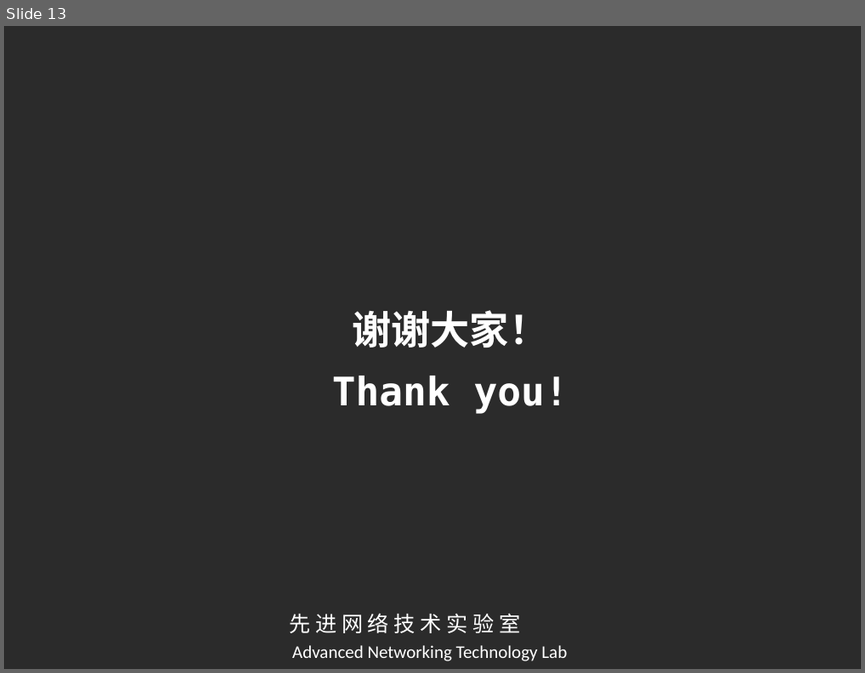
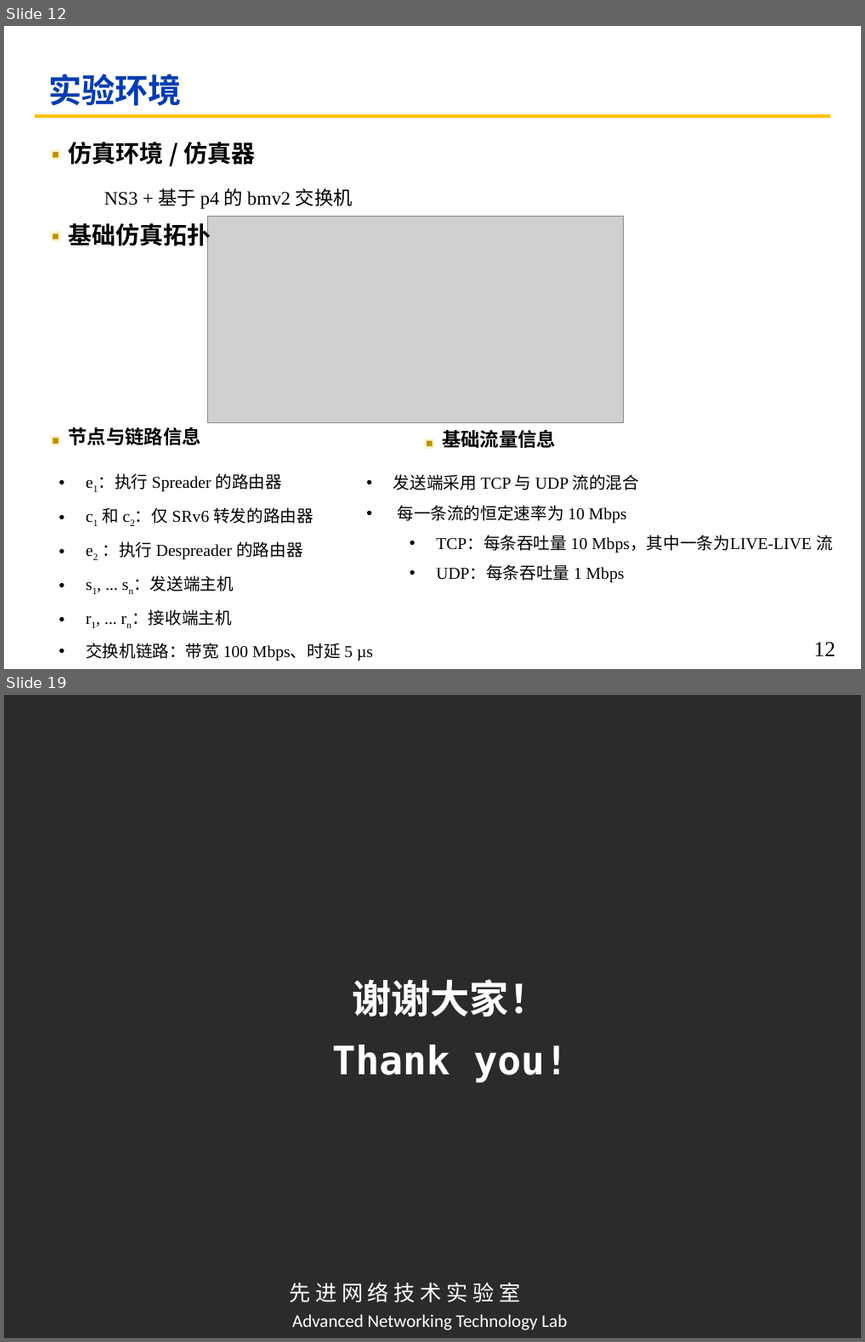
Before and after one commit to cyanbird811/ANTL_papers, a slide deck: 互联网络的设计_汇报/第二次/真正选择/第二次PPT.pptx. Shown one above the other, each under a label of ours: slide 13 before the commit, slides 12 and 19 after it; the slides between them are not shown. The pictures are 865x673 and 865x1342 pixels, drawn with LibreOffice and Linux fonts; fonts in the diff are those of the drawing; grey boxes stand for pictures; background and template pictures are left out; a plain dark background stands for a picture behind light text. Boxes give left, top, right and bottom in pixels: in the first picture for what was removed or moved away, otherwise in the second. Text is boxed around its words. In the diff, an @@ line names an element or a change of style, - is before the commit and + after.

```diff
--- a/互联网络的设计_汇报/第二次/真正选择/第二次PPT.pptx
+++ b/互联网络的设计_汇报/第二次/真正选择/第二次PPT.pptx
@@ slide 12 added at bbox=[4, 26, 861, 669], background #FFFFFF @@
@@ title added at bbox=[48, 74, 182, 106], 28 pt, text #053CAF, bold @@
+实验环境
@@ line added from (35, 116) to (830, 116), #FFC000 3 pt @@
@@ rectangle added at bbox=[50, 149, 61, 159], fill #FFF2CC @@
@@ rectangle added at bbox=[52, 152, 58, 157], fill #BF9000 @@
@@ text added at bbox=[69, 142, 255, 165], 20 pt, text #000000, bold @@
+仿真环境 / 仿真器
@@ text added at bbox=[104, 188, 352, 209], 16 pt, text #000000 @@
+NS3 + 基于 p4 的 bmv2 交换机
@@ text added at bbox=[69, 220, 211, 250], 20 pt, text #000000, bold @@
+基础仿真拓扑
@@ picture added at bbox=[208, 216, 624, 422] @@
@@ rectangle added at bbox=[50, 232, 61, 242], fill #FFF2CC @@
@@ rectangle added at bbox=[52, 233, 58, 238], fill #BF9000 @@
@@ text added at bbox=[69, 426, 201, 445], 16 pt, text #000000, bold @@
+节点与链路信息
@@ text added at bbox=[442, 430, 556, 448], 16 pt, text #000000, bold @@
+基础流量信息
@@ rectangle added at bbox=[50, 436, 61, 446], fill #FFF2CC @@
@@ rectangle added at bbox=[52, 438, 58, 443], fill #BF9000 @@
@@ rectangle added at bbox=[424, 438, 434, 448], fill #FFF2CC @@
@@ rectangle added at bbox=[426, 441, 432, 446], fill #BF9000 @@
@@ text added at bbox=[86, 473, 373, 661], 14 pt, text #000000 @@
+• e1：执行 Spreader 的路由器
+• c1 和 c2：仅 SRv6 转发的路由器
+• e2 ：执行 Despreader 的路由器
+• s1, ... sn：发送端主机
+• r1, ... rn：接收端主机
+• 交换机链路：带宽 100 Mbps、时延 5 µs
@@ text added at bbox=[393, 474, 833, 583], 14 pt, text #000000 @@
+• 发送端采用 TCP 与 UDP 流的混合
+• 每一条流的恒定速率为 10 Mbps
+  • TCP：每条吞吐量 10 Mbps，其中一条为LIVE-LIVE 流
+  • UDP：每条吞吐量 1 Mbps
@@ page number added at bbox=[814, 641, 835, 656], 18 pt, text #000000 @@
+12
@@ what was slide 13 is now slide 19 @@
```
Also in this commit, not shown: 5 slides changed, 12 other slides added, 7 slides removed, 1 other file.
